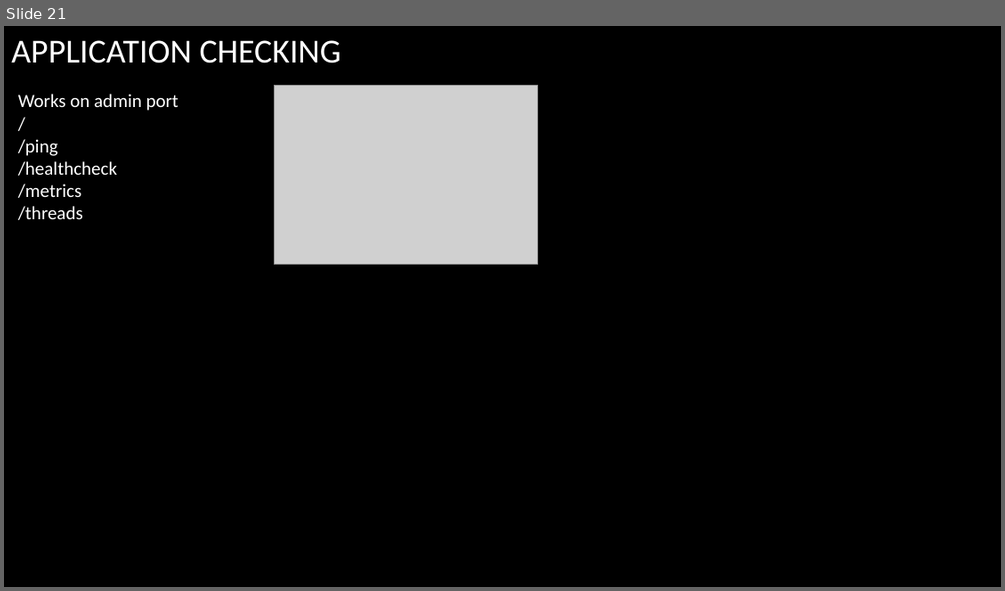
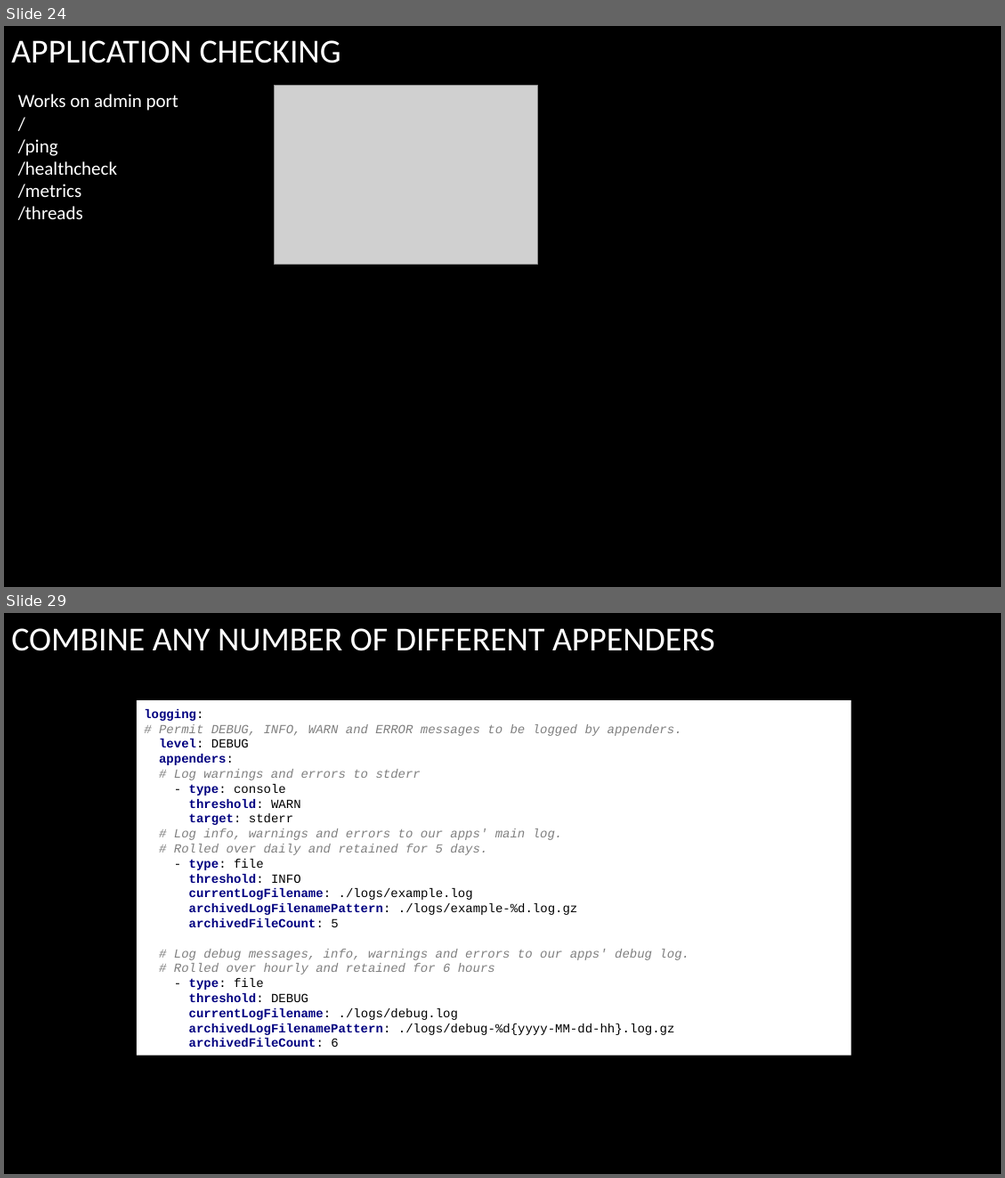
Before and after one commit to arenat/wiza_1, a slide deck: wiza.pptx. Shown one above the other, each under a label of ours: slide 21 before the commit, slides 24 and 29 after it; the slides between them are not shown. The pictures are 1005x591 and 1005x1178 pixels, drawn with LibreOffice and Linux fonts; fonts in the diff are those of the drawing; grey boxes stand for pictures; background and template pictures are left out. Boxes give left, top, right and bottom in pixels: in the first picture for what was removed or moved away, otherwise in the second. Text is boxed around its words. In the diff, an @@ line names an element or a change of style, - is before the commit and + after.

```diff
--- a/wiza.pptx
+++ b/wiza.pptx
@@ slide 29 added at box(4, 613, 1001, 1174), background picture (left out) @@
@@ title added at box(11, 628, 715, 651), 32.4 pt, text #FFFFFF @@
+COMBINE ANY NUMBER OF DIFFERENT APPENDERS
@@ rectangle added at box(137, 700, 851, 1055), fill #FFFFFF, 12 pt, text #808080 @@
+logging:
+# Permit DEBUG, INFO, WARN and ERROR messages to be logged by appenders.
+level: DEBUG
+appenders:
+# Log warnings and errors to stderr
+- type: console
+threshold: WARN
+target: stderr
+# Log info, warnings and errors to our apps' main log.
+# Rolled over daily and retained for 5 days.
+- type: file
+threshold: INFO
+currentLogFilename: ./logs/example.log
+archivedLogFilenamePattern: ./logs/example-%d.log.gz
+archivedFileCount: 5
+# Log debug messages, info, warnings and errors to our apps' debug log.
+# Rolled over hourly and retained for 6 hours
+- type: file
+threshold: DEBUG
+currentLogFilename: ./logs/debug.log
+archivedLogFilenamePattern: ./logs/debug-%d{yyyy-MM-dd-hh}.log.gz
+archivedFileCount: 6
@@ what was slide 21 is now slide 24 @@
```
Also in this commit, not shown: 2 slides changed, 9 other slides added.
